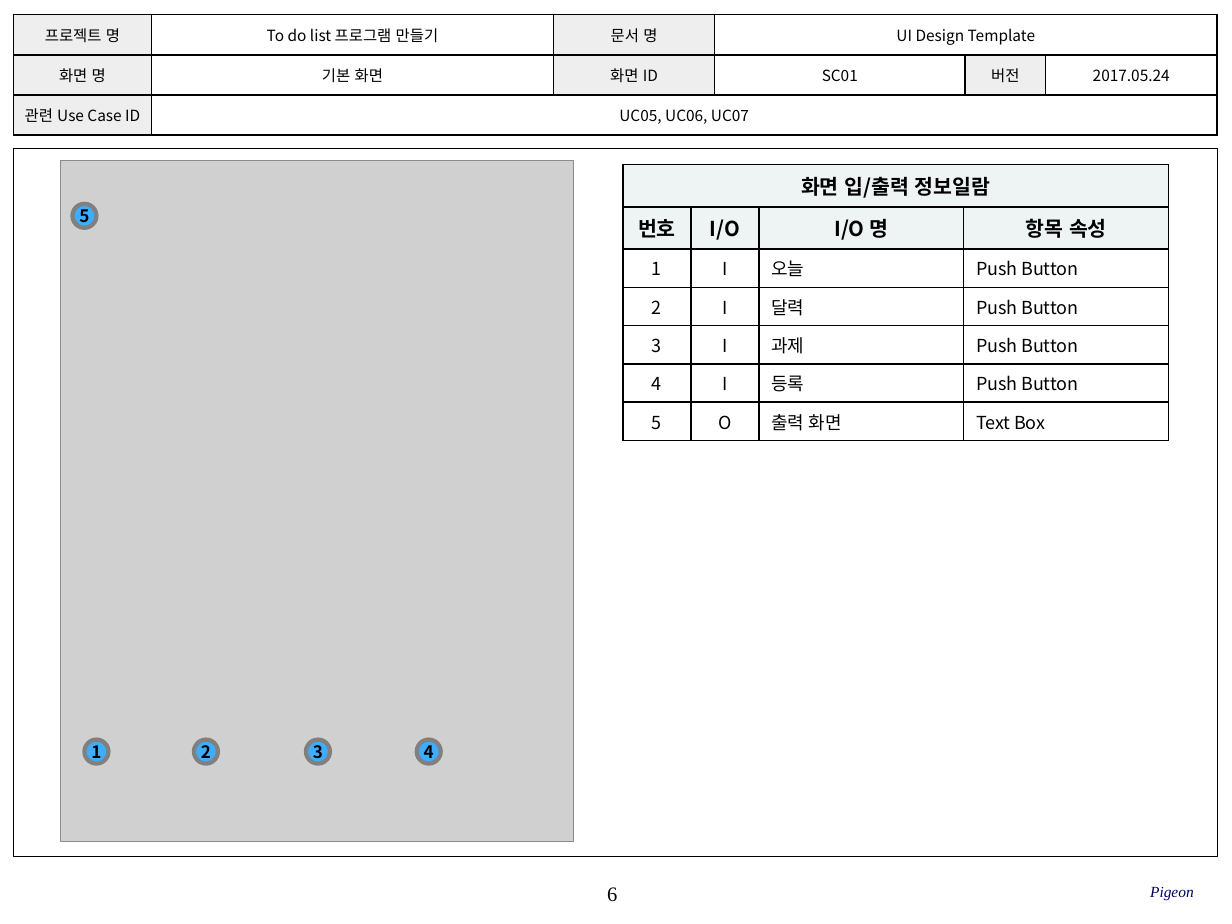
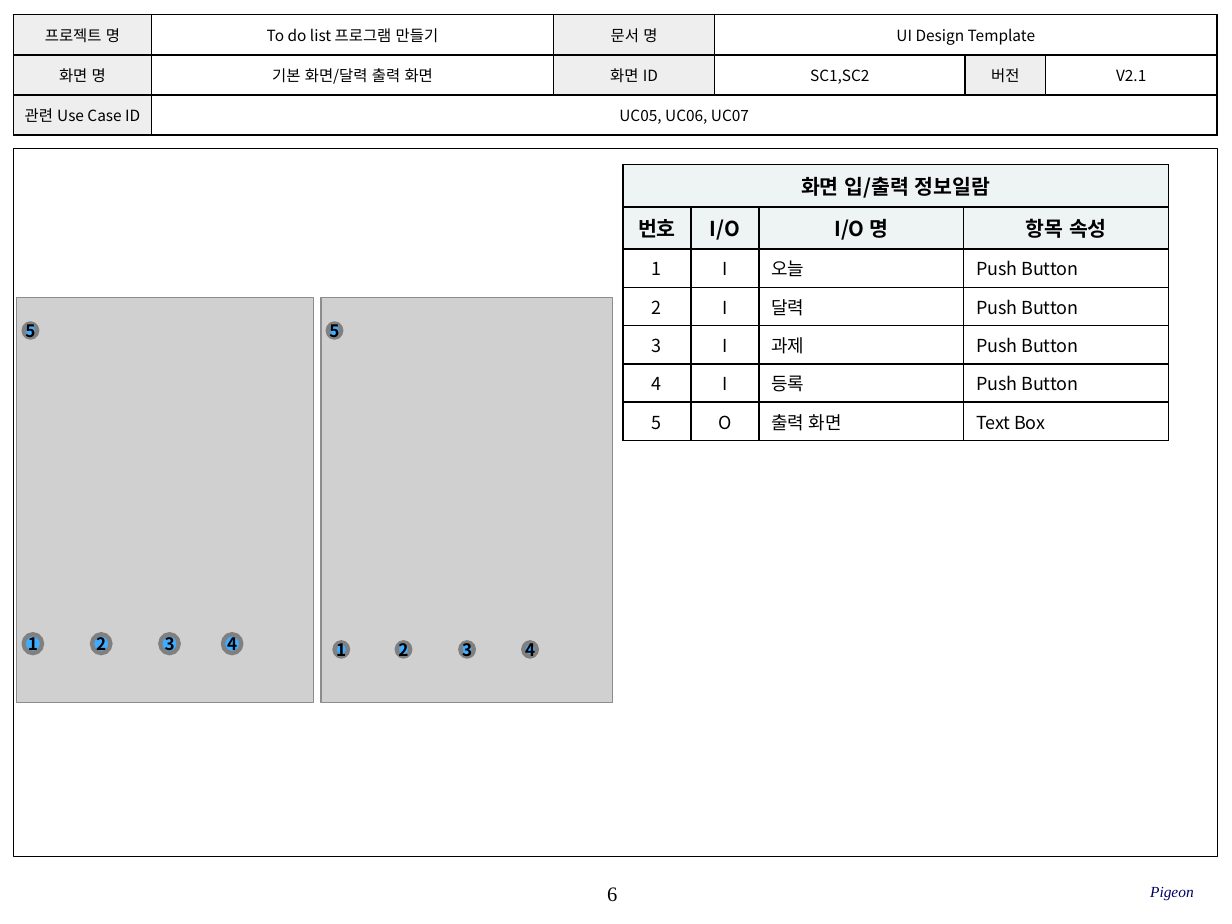
Before and after one commit to SE-admin/9, a slide deck: slide 6 of doc/3_ 설계서/UI Design Template_9_pigeon.pptx. Drawn at 1232x924 pixels with LibreOffice and Linux fonts; fonts in the diff are those of the drawing; grey boxes stand for pictures; background and template pictures are left out. Boxes give left, top, right and bottom in pixels: in the first picture for what was removed or moved away, otherwise in the second. Text is boxed around its words. In the diff, an @@ line names an element or a change of style, - is before the commit and + after.

```diff
--- a/doc/3_ 설계서/UI Design Template_9_pigeon.pptx
+++ b/doc/3_ 설계서/UI Design Template_9_pigeon.pptx
@@ table at [14, 15, 1216, 136] @@
-row 2: 화면 명 | 기본 화면 | 화면 ID | SC01 | 버전 | 2017.05.24
+row 2: 화면 명 | 기본 화면/달력 출력 화면 | 화면 ID | SC1,SC2 | 버전 | V2.1
@@ picture: place and size @@
-picture at [60, 160, 573, 840]
+picture at [322, 298, 614, 703]
@@ ellipse added at [23, 324, 37, 339], fill #3FADFF, outline #808080 2.5 pt, 10 pt, text #000000, bold @@
+5
@@ ellipse "5": place and size @@
-ellipse "5" at [73, 203, 96, 227]
+ellipse "5" at [328, 324, 341, 339]
@@ group added at [16, 298, 313, 703]: 4 ellipses, 1 picture @@
+1
+3
+4
+2
@@ ellipse "1": place and size @@
-ellipse "1" at [85, 739, 108, 763]
+ellipse "1" at [335, 642, 349, 657]
@@ ellipse "2": place and size @@
-ellipse "2" at [193, 739, 217, 763]
+ellipse "2" at [397, 642, 410, 657]
@@ ellipse "3": place and size @@
-ellipse "3" at [306, 739, 329, 763]
+ellipse "3" at [461, 642, 474, 657]
@@ ellipse "4": place and size @@
-ellipse "4" at [416, 739, 440, 763]
+ellipse "4" at [524, 642, 537, 657]
```
Also in this commit, not shown: 10 other slides changed, 8 other files.
